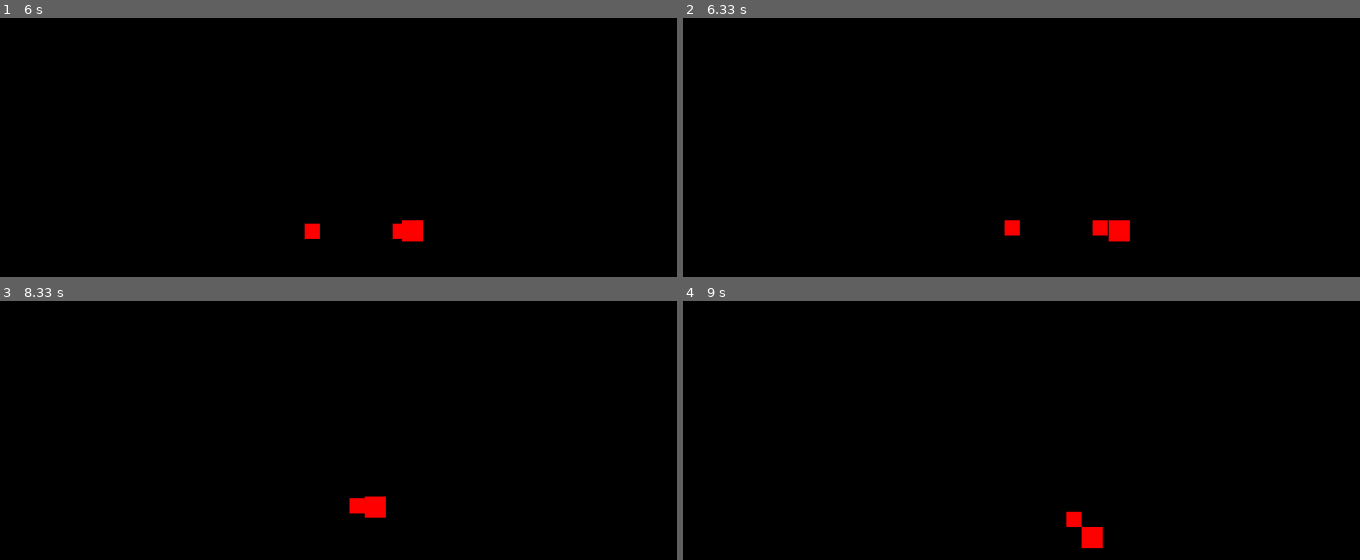
Above: before the commit, frames 1-4 (two rows, left to right).
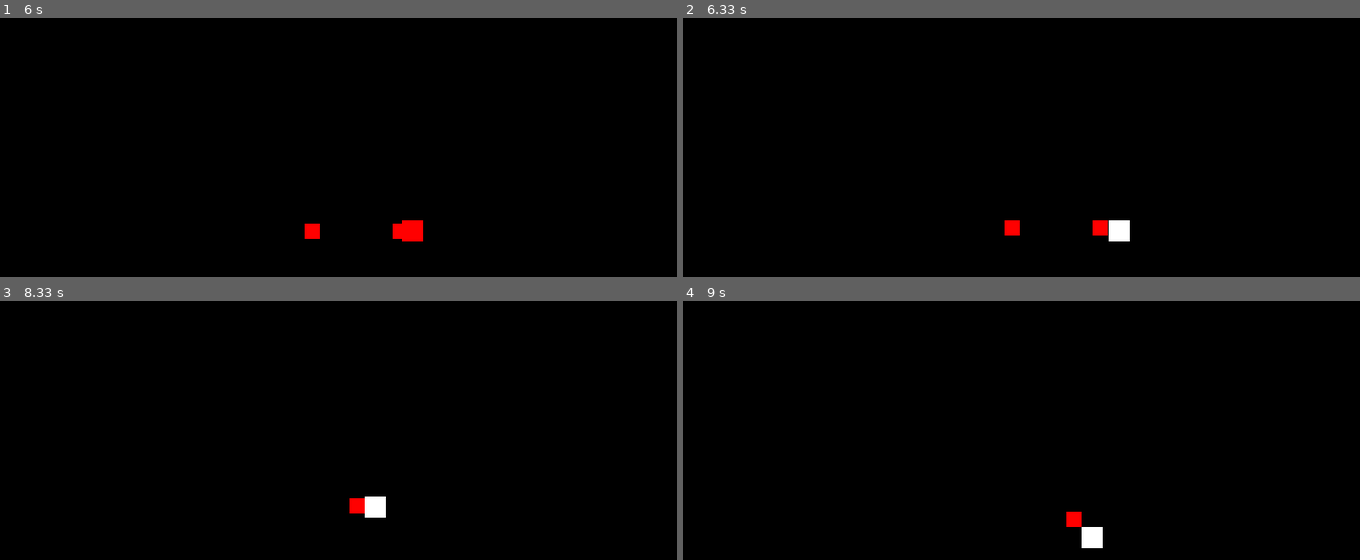
Above: after the commit, the same moments.

Repository: TANFIRSTGOD/pygame-ai-test
Game: pygame game, started from main.py
Same seed, same stepped clock (60 frames per second), same inputs: the game is played once before the commit and once after it.
Inputs:
- Up to frame 1 (6 s): hold D 0.33-0.8 s; hold W 0.83-1.13 s; hold D 1.17-1.63 s; hold A 1.67-2.2 s; hold S 2.23-2.53 s; hold A 2.57-2.97 s; hold W 3-3.37 s; hold D 3.4-4.03 s; hold S 4.07-4.43 s; hold A 4.47-4.93 s; hold D 4.97-5.43 s; hold W 5.47-5.77 s; hold D from 5.8 s (still down)
- Up to frame 2 (6.33 s): release D at 6.27 s; hold A from 6.3 s (still down)
- Up to frame 3 (8.33 s): release A at 6.83 s; hold S 6.87-7.17 s; hold A 7.2-7.6 s; hold W 7.63-8 s; hold D from 8.03 s (still down)
- Up to frame 4 (9 s): release D at 8.67 s; hold S from 8.7 s (still down)

Frame 1 is identical in both runs. In frame 2, 0.3% of the frame differs, in the area x 62-66%, y 78-87%; in frame 3, 0.3%; in frame 4, 0.3%.

Commit message:
Finaly touches

Diff:
--- a/main.py
+++ b/main.py
@@ -106,6 +106,8 @@
 
     if player_rect.colliderect(enemy_rect) or player_rect.colliderect(enemy_rect2):
         PRIMARY_COLOR = (255,0,0)
+    else:
+        PRIMARY_COLOR = (255,255,255)
 
     screen.fill(BACKGROUND_COLOR)
 
